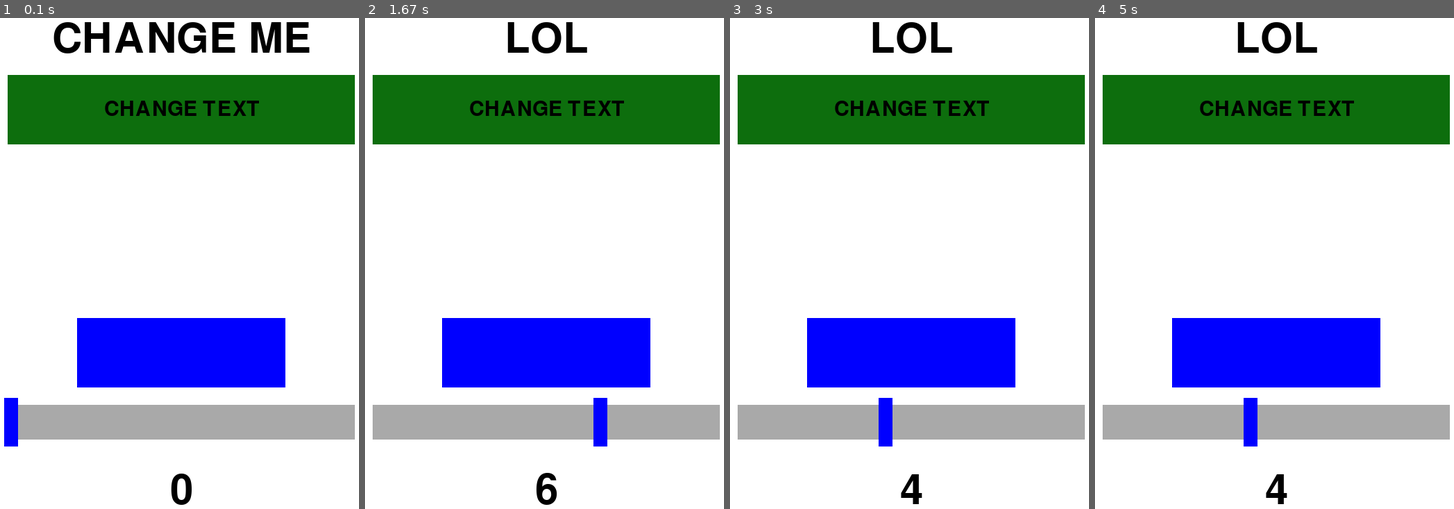
Above: before the commit, frames 1-4 (left to right).
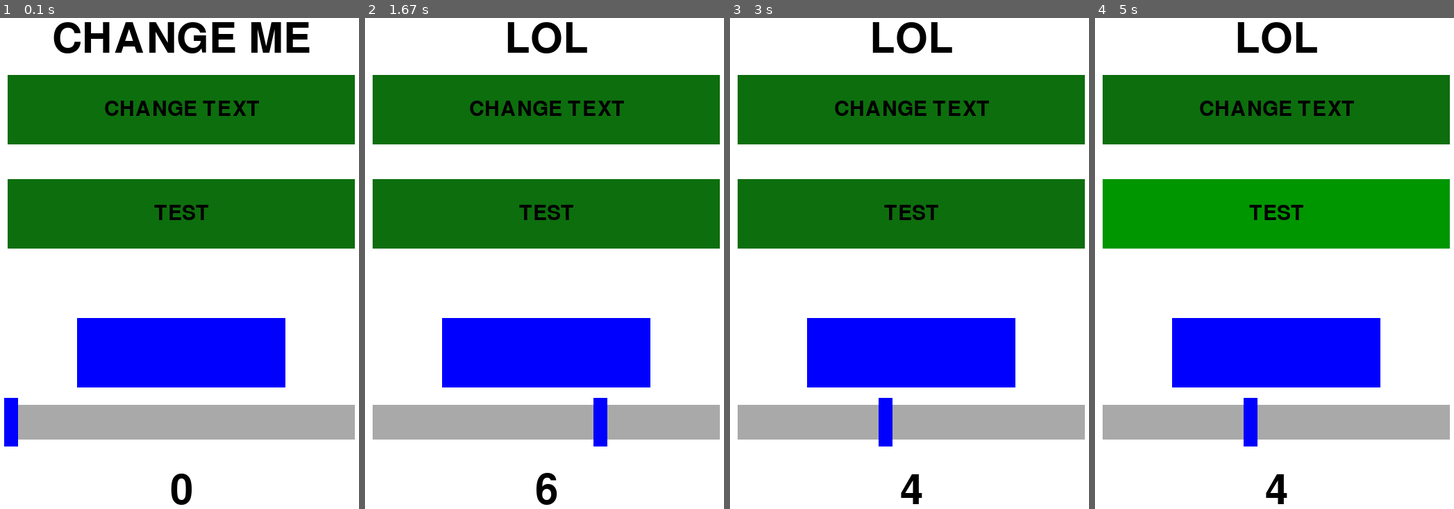
Above: after the commit, the same moments.

Repository: TimGITHUB00/Pygame_example
Game: pygame game, started from main.py
Same seed, same stepped clock (60 frames per second), same inputs: the game is played once before the commit and once after it.
Inputs (mouse positions are in pixels of both pictures, inside the frame that each line leads up to):
- Up to frame 1 (0.1 s): no input
- Up to frame 2 (1.67 s): click (544, 111) at 0.38 s; click (601, 405) at 0.72 s; click (375, 199) at 1.05 s; click (outside the picture) at 1.38 s
- Up to frame 3 (3 s): click (923, 96) at 1.72 s; click (884, 425) at 2.05 s; click (891, 189) at 2.38 s; click (834, 170) at 2.72 s
- Up to frame 4 (5 s): click (1421, 234) at 3.05 s; click (1450, 268) at 3.38 s; click (1392, 184) at 3.72 s; click (1112, 175) at 4.05 s; click (1156, 184) at 4.88 s

The runs differ from the first frame. In frame 1, 14% of the frame differs, in the area x 2-99%, y 32-47%; in frame 2, 14%; in frame 3, 14%; in frame 4, 14%.

Commit message:
Added a button to menu and removed stuff related to image from config

Diff:
--- a/menu.py
+++ b/menu.py
@@ -79,7 +79,8 @@
         #CREATING BUTTONS LIST
         self.buttons = [
             #CREATING BUTTON FOR CHANGING THE CHANGEABLE TEXT
-            self.button([self.cw, self.ch-250], [self.bw, self.bh], self.bg, self.fg, self.txtButtons[0])
+            self.button([self.cw, self.ch-250], [self.bw, self.bh], self.bg, self.fg, self.txtButtons[0]),
+            self.button([self.cw, self.ch-100], [self.bw, self.bh], self.bg, self.fg, self.txtButtons[1])
         ]
         #CREATING BUTTONS SPRITE GROUP
         self.buttonsGroup = pygame.sprite.Group()
--- a/modules/config.py
+++ b/modules/config.py
@@ -22,10 +22,6 @@
 BUTTON_WIDTH = 500
 BUTTON_HEIGHT = 100
 
-#SIZE OF IMAGES
-IMAGE_WIDTH = 400
-IMAGE_HEIGHT = 200
-
 #SIZE OF SHAPES
 SHAPE_WIDTH = 300
 SHAPE_HEIGHT = 100
@@ -49,10 +45,10 @@
 CIRCLE = "circle"
 
 #MENU BUTTTONS TEXTS
-MENU_BTNS = ["CHANGE TEXT"]
+MENU_BTNS = ["CHANGE TEXT", "TEST"]
 
 #MENU BUTTONS DEBUGS
-MENU_DEBUGS = ["CHANGE TEXT"]
+MENU_DEBUGS = ["CHANGE TEXT", "TEST"]
 
 #TEXT OF A TEXT ELEMENT
 TEXT = "CHANGE ME"
@@ -60,12 +56,6 @@
 #CHANGED TEXT OF A TEXT ELEMENT
 CHANGE = "LOL"
 
-#IMAGES PATH
-PATH = "img/"
-
-#IMAGE NAME
-IMAGE1 = "image.png"
-
 #MIN AND MAX VALUES OF SLIDER
 MIN = 0
 MAX = 10
